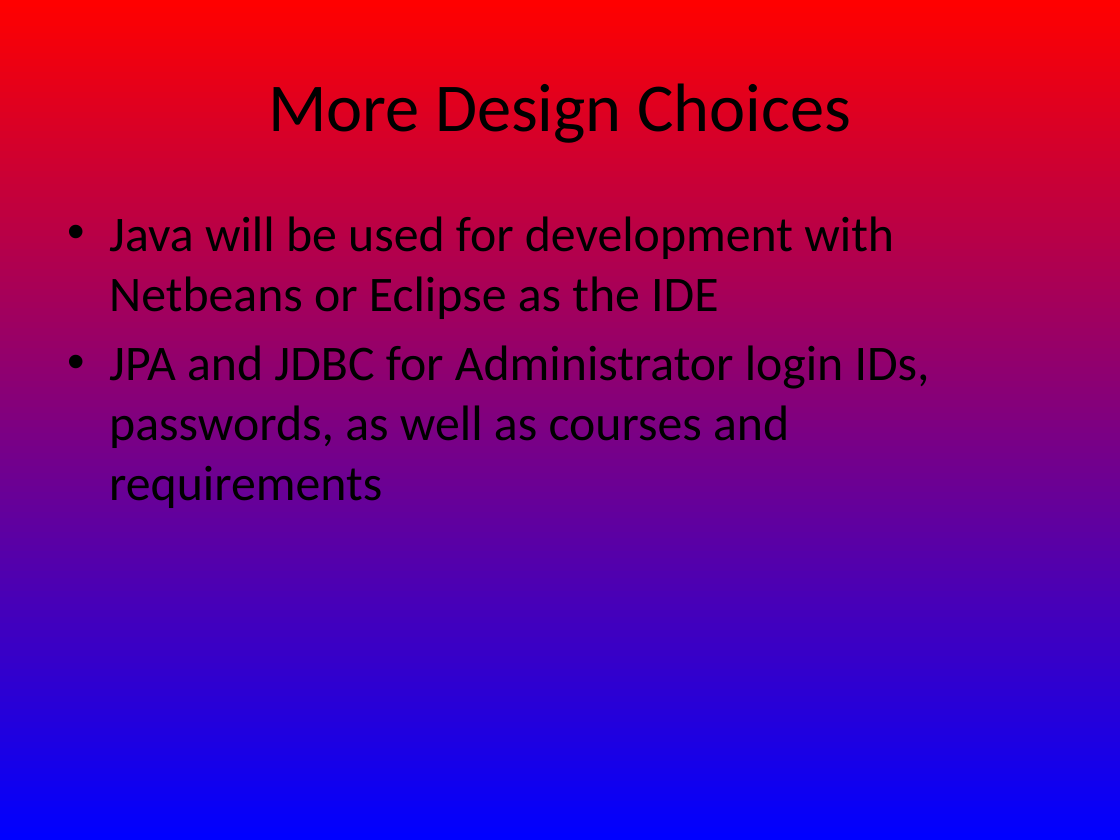
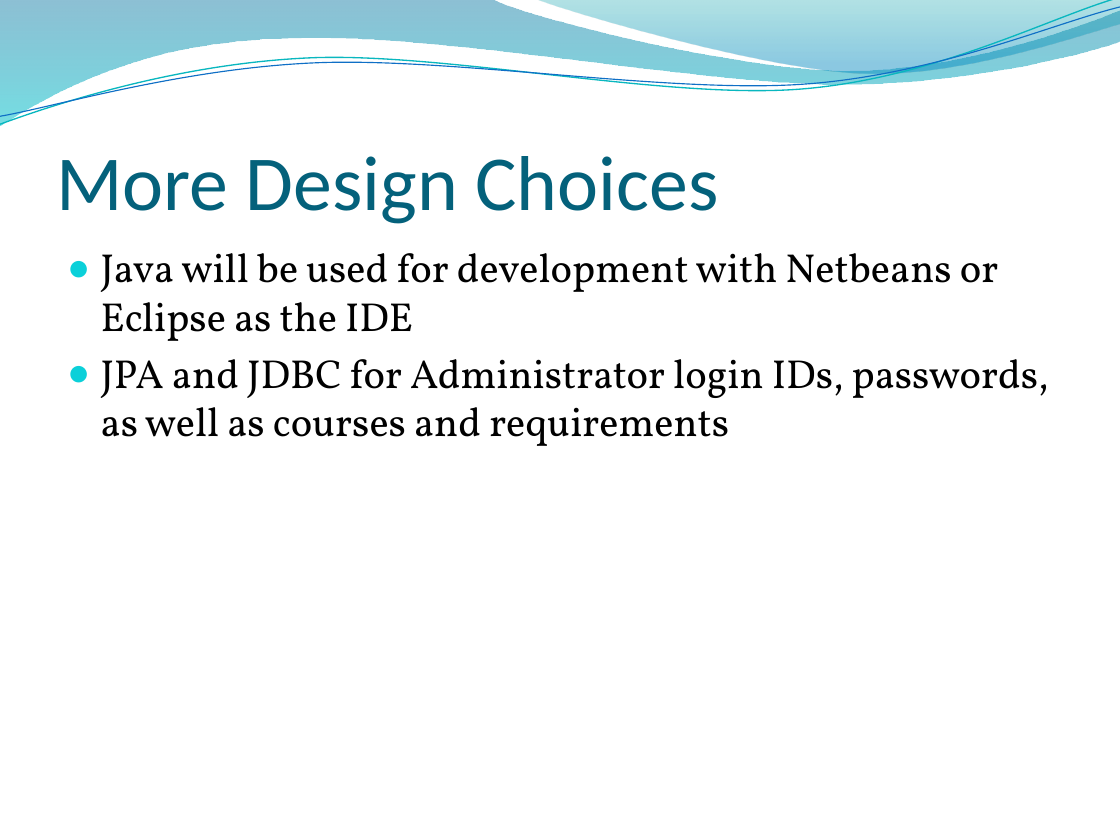
Before and after one commit to MatrixPeckham/majorrequirements336, a slide deck: slide 3 of Documents/Design review PPT.pptx. Drawn at 1120x840 pixels with LibreOffice and Linux fonts; fonts in the diff are those of the drawing; background and template pictures are left out. Boxes give left, top, right and bottom in pixels: in the first picture for what was removed or moved away, otherwise in the second. Text is boxed around its words. In the diff, an @@ line names an element or a change of style, - is before the commit and + after.

```diff
--- a/Documents/Design review PPT.pptx
+++ b/Documents/Design review PPT.pptx
@@ background gradient #FF0000 to #0000FF to picture (left out) @@
@@ freeform shape added at [0,0,1120,127], fill gradient #0074A1 to #00C6CF @@
@@ freeform shape added at [0,0,1120,131], outline #0AB8BF 0.85 pt @@
@@ freeform shape added at [0,7,1120,125], outline #0F6FC6 0.75 pt @@
@@ freeform shape added at [536,0,1120,77], fill gradient #00A1A9 to #008BBF @@
@@ title "More Design Choices": place and size @@
-title "More Design Choices" at [268,83,851,143]
+title "More Design Choices" at [56,156,718,224]
@@ title "More Design Choices" at [56,156,718,224]: size 44 to 50 pt, text colour #000000 to #04617B; alignment centre to left; vertical alignment middle to bottom @@
@@ text "Java will be used for ...": place and size @@
-text "Java will be used for ..." at [109,216,930,508]
+text "Java will be used for ..." at [101,253,1049,446]
@@ text "Java will be used for ..." at [101,253,1049,446]: size 32 to 26 pt, font Calibri to Vollkorn; bullet • to ●; less space between paragraphs @@
```
Also in this commit, not shown: 14 other slides changed.
